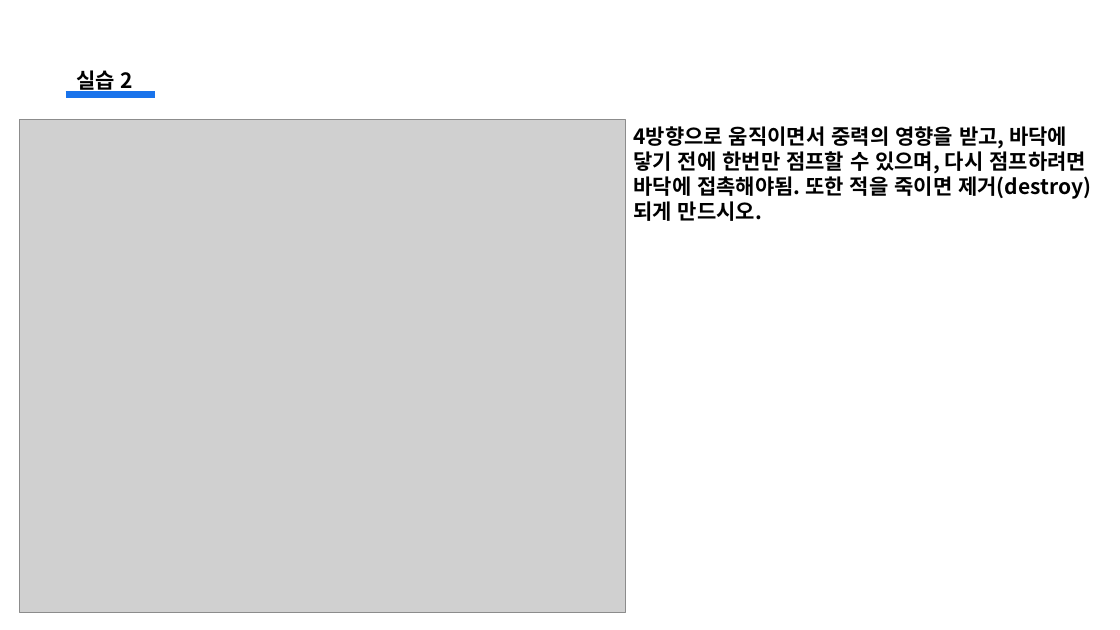
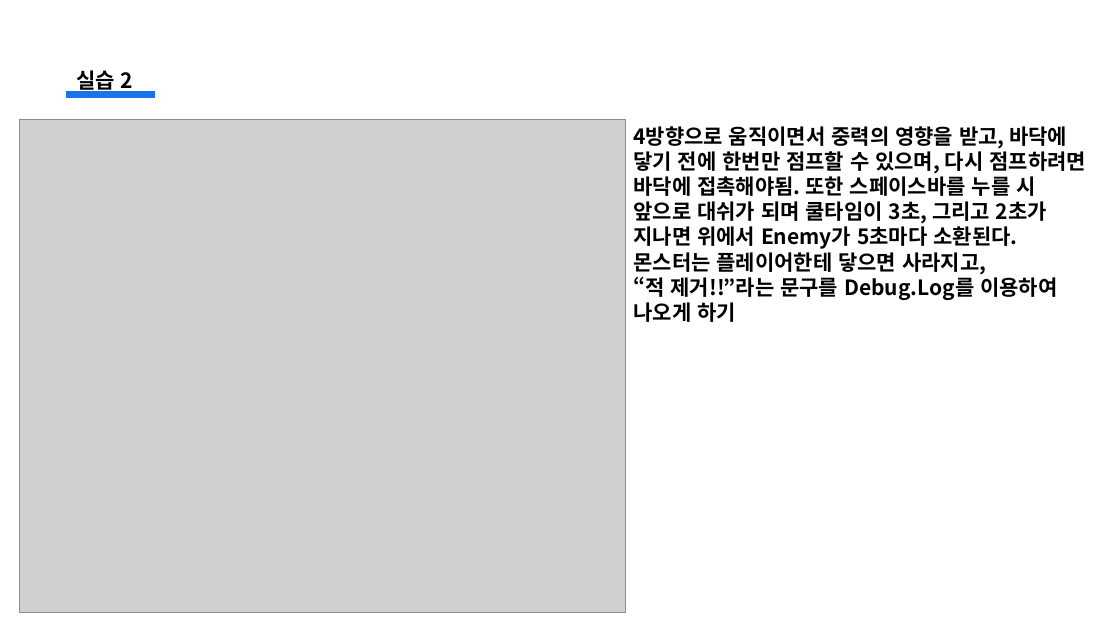
Before and after one commit to jsjin01/MJsec_Unity_Mentoring, a slide deck: slide 20 of MJsec_게임 개발 멘토링/MJsec_2주차.pptx (slide 16 before the commit). Drawn at 1120x630 pixels with LibreOffice and Linux fonts; fonts in the diff are those of the drawing; grey boxes stand for pictures. Boxes give left, top, right and bottom in pixels: in the first picture for what was removed or moved away, otherwise in the second. Text is boxed around its words. In the diff, an @@ line names an element or a change of style, - is before the commit and + after.

```diff
--- a/MJsec_게임 개발 멘토링/MJsec_2주차.pptx
+++ b/MJsec_게임 개발 멘토링/MJsec_2주차.pptx
@@ text at bbox=[633, 176, 1057, 322]: text changed @@
-바닥에 접촉해야됨. 또한 적을 죽이면 제거(destroy)
-되게 만드시오.
+바닥에 접촉해야됨. 또한 스페이스바를 누를 시
+앞으로 대쉬가 되며 쿨타임이 3초, 그리고 2초가
+지나면 위에서 Enemy가 5초마다 소환된다.
+몬스터는 플레이어한테 닿으면 사라지고,
+“적 제거!!”라는 문구를 Debug.Log를 이용하여
+나오게 하기
```
Also in this commit, not shown: 1 other slide changed, 4 slides added, 24 other files.
